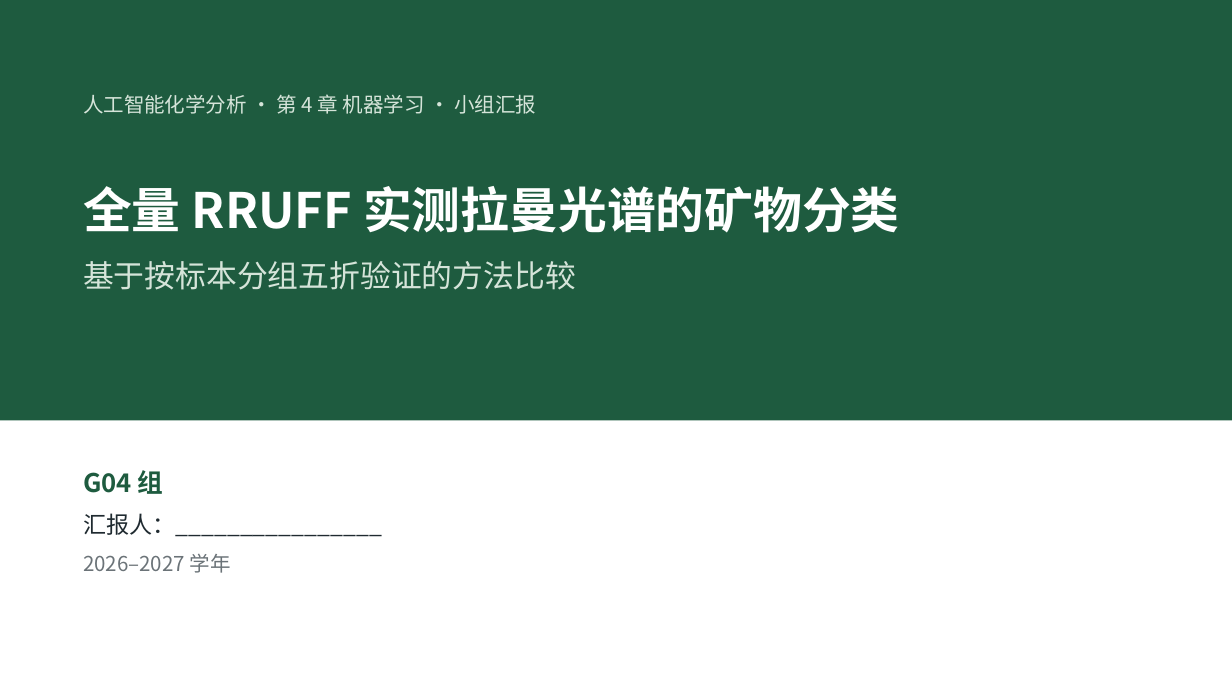
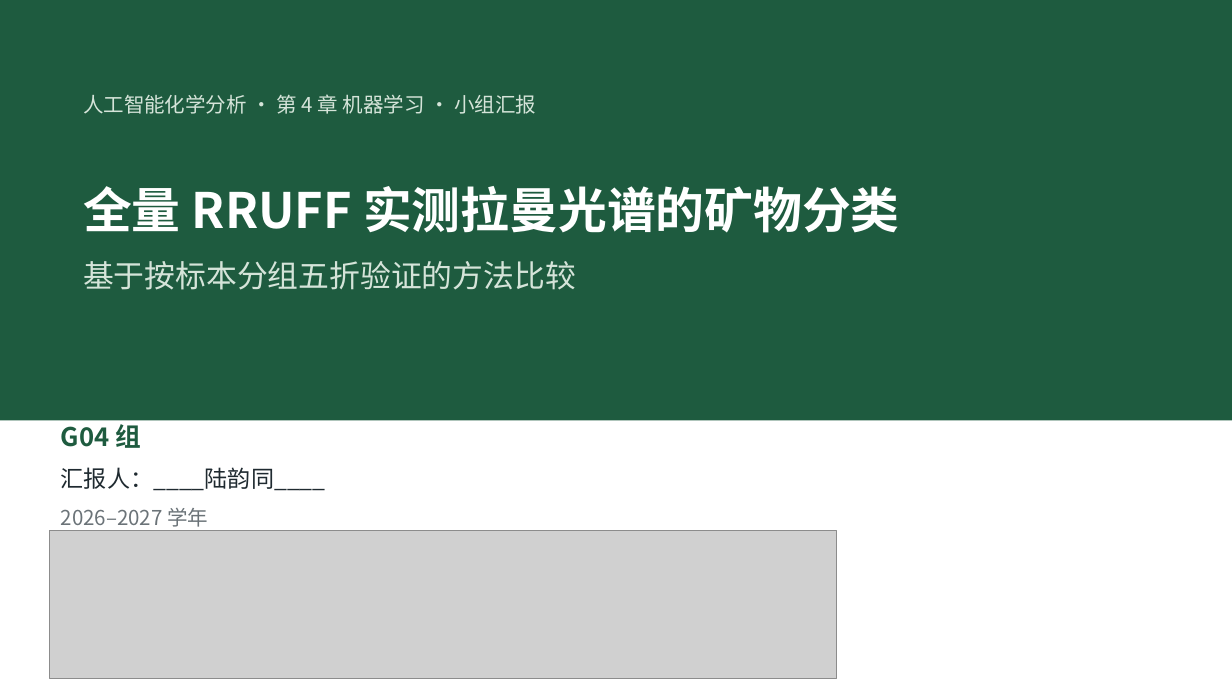
Before and after one commit to hachimi-rabbit/intelligent-analytical-chemistry, a slide deck: slide 1 of resources/annual/2026-2027/student-reports/ch04/G04-Raman-Full-Report-new.pptx. Drawn at 1232x693 pixels with LibreOffice and Linux fonts; fonts in the diff are those of the drawing; grey boxes stand for pictures. Boxes give left, top, right and bottom in pixels: in the first picture for what was removed or moved away, otherwise in the second. Text is boxed around its words. In the diff, an @@ line names an element or a change of style, - is before the commit and + after.

```diff
--- a/resources/annual/2026-2027/student-reports/ch04/G04-Raman-Full-Report-new.pptx
+++ b/resources/annual/2026-2027/student-reports/ch04/G04-Raman-Full-Report-new.pptx
@@ text "G04 组": place and size @@
-text "G04 组" at bbox=[83, 470, 382, 573]
+text "G04 组" at bbox=[61, 419, 326, 527]
@@ text at bbox=[61, 467, 326, 491]: text changed @@
-汇报人：________________
+汇报人：____陆韵同____
@@ picture added at bbox=[50, 531, 836, 678] @@
```
